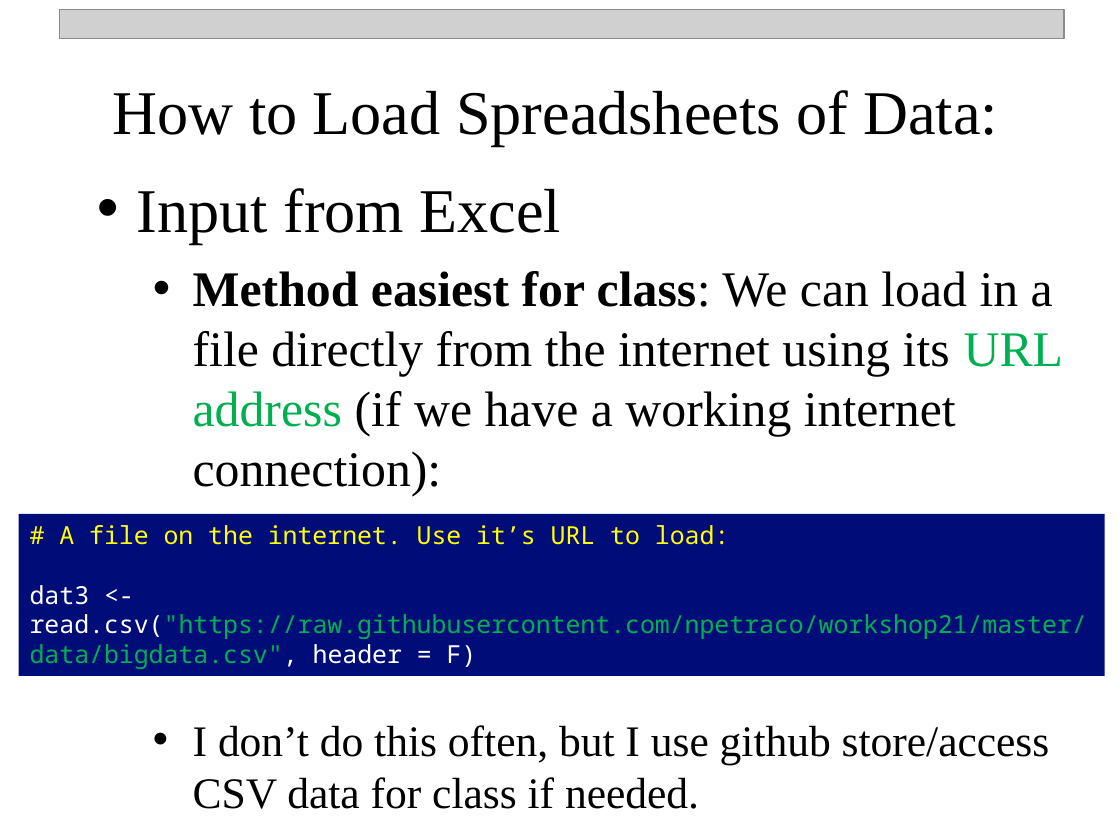
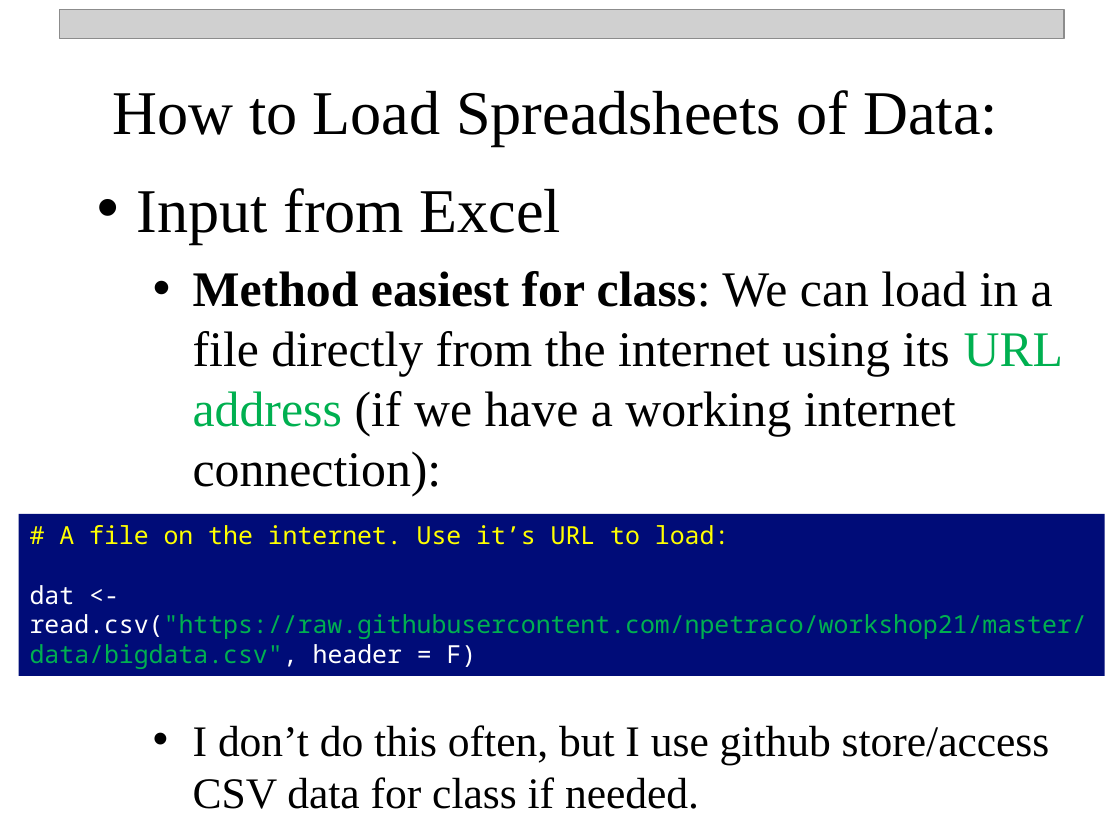
Before and after one commit to npetraco/workshop21, a slide deck: slide 12 of notes/day_1.pptx. Drawn at 1120x840 pixels with LibreOffice and Linux fonts; fonts in the diff are those of the drawing; grey boxes stand for pictures. Boxes give left, top, right and bottom in pixels: in the first picture for what was removed or moved away, otherwise in the second. Text is boxed around its words. In the diff, an @@ line names an element or a change of style, - is before the commit and + after.

```diff
--- a/notes/day_1.pptx
+++ b/notes/day_1.pptx
@@ text in rectangle at (x1=30, y1=585, x2=1087, y2=669): text changed @@
-dat3 <- read.csv("https://raw.githubusercontent.com/npetraco/workshop21/master/data/bigdata.csv", header = F)
+dat <- read.csv("https://raw.githubusercontent.com/npetraco/workshop21/master/data/bigdata.csv", header = F)
```
Also in this commit, not shown: 2 other files.
